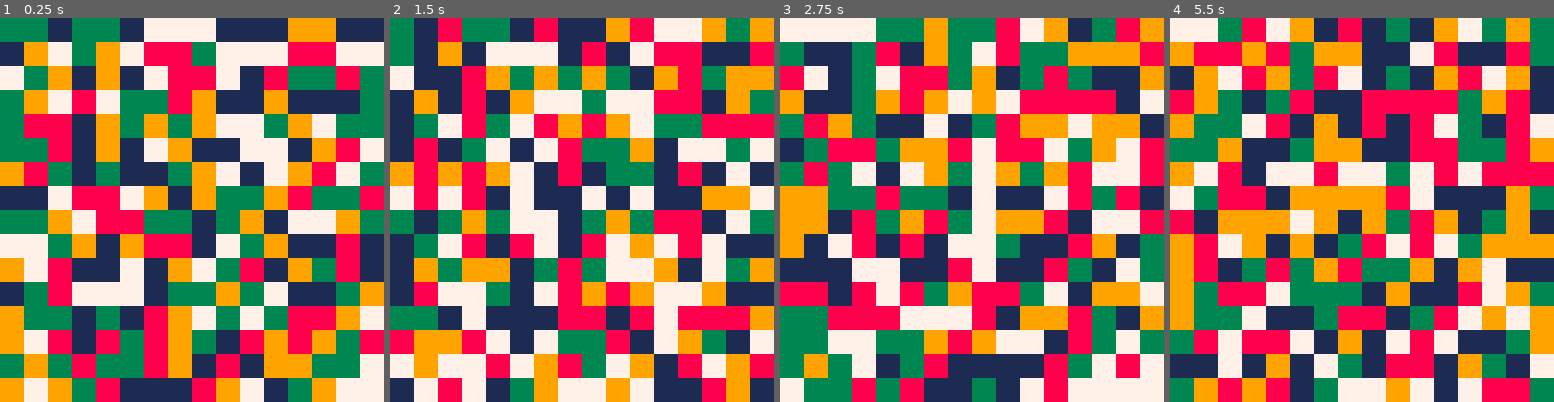
Above: before the commit, frames 1-4 (left to right).
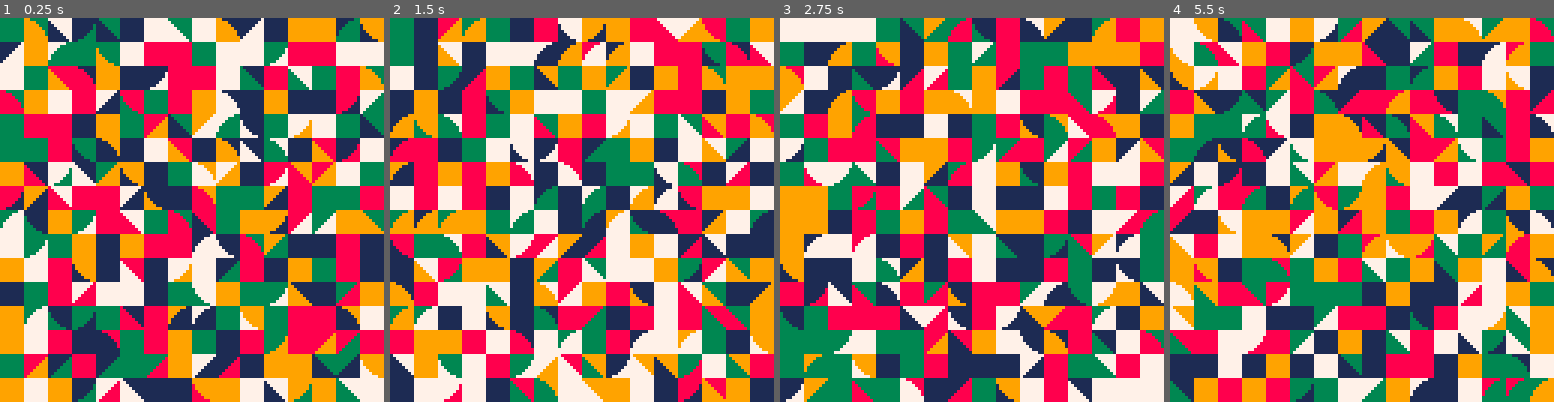
Above: after the commit, the same moments.

Repository: eduvf/PICO-8-experiments
Game: PICO-8 cartridge tile.p8
Two runs of this game, one before a commit and one after it. Both use one fixed random seed, a clock stepped at 60 frames per second and the inputs below.
Inputs:
- Up to frame 1 (0.25 s): no input
- Up to frame 2 (1.5 s): tap O (Z key) at 0.7 s
- Up to frame 3 (2.75 s): tap O (Z key) at 1.7, 2.1, 2.5 s
- Up to frame 4 (5.5 s): tap O (Z key) every 0.4 s from 2.9 to 5.3 s

The runs differ from the first frame. In frame 1, 28% of the frame differs, in the area x 0-100%, y 0-100%; in frame 2, 28%; in frame 3, 25%; in frame 4, 30%.

Commit message:
draw color tiles

Diff:
--- a/tile.p8
+++ b/tile.p8
@@ -17,6 +17,10 @@
   for y = 0, 16 do
     for x = 0, 16 do
       rectfill(x*8, y*8, x*8+8, y*8+8, rnd(colors))
+      if rnd{true, false} then
+        pal(15, rnd(colors))
+        spr(rnd{1, 2}, x*8, y*8, 1, 1, rnd{true, false}, rnd{true, false})
+      end
     end
   end
 end
